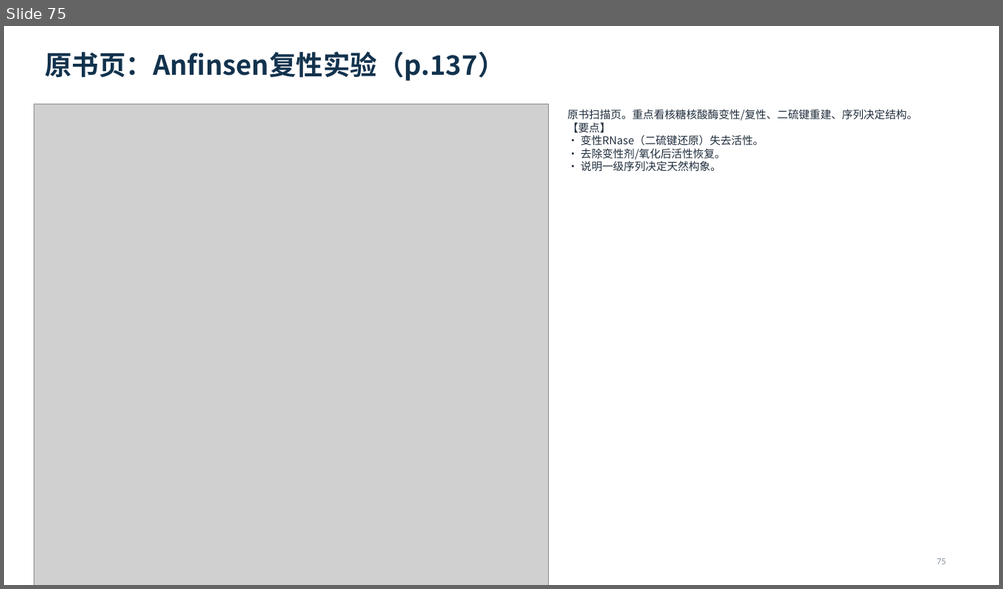
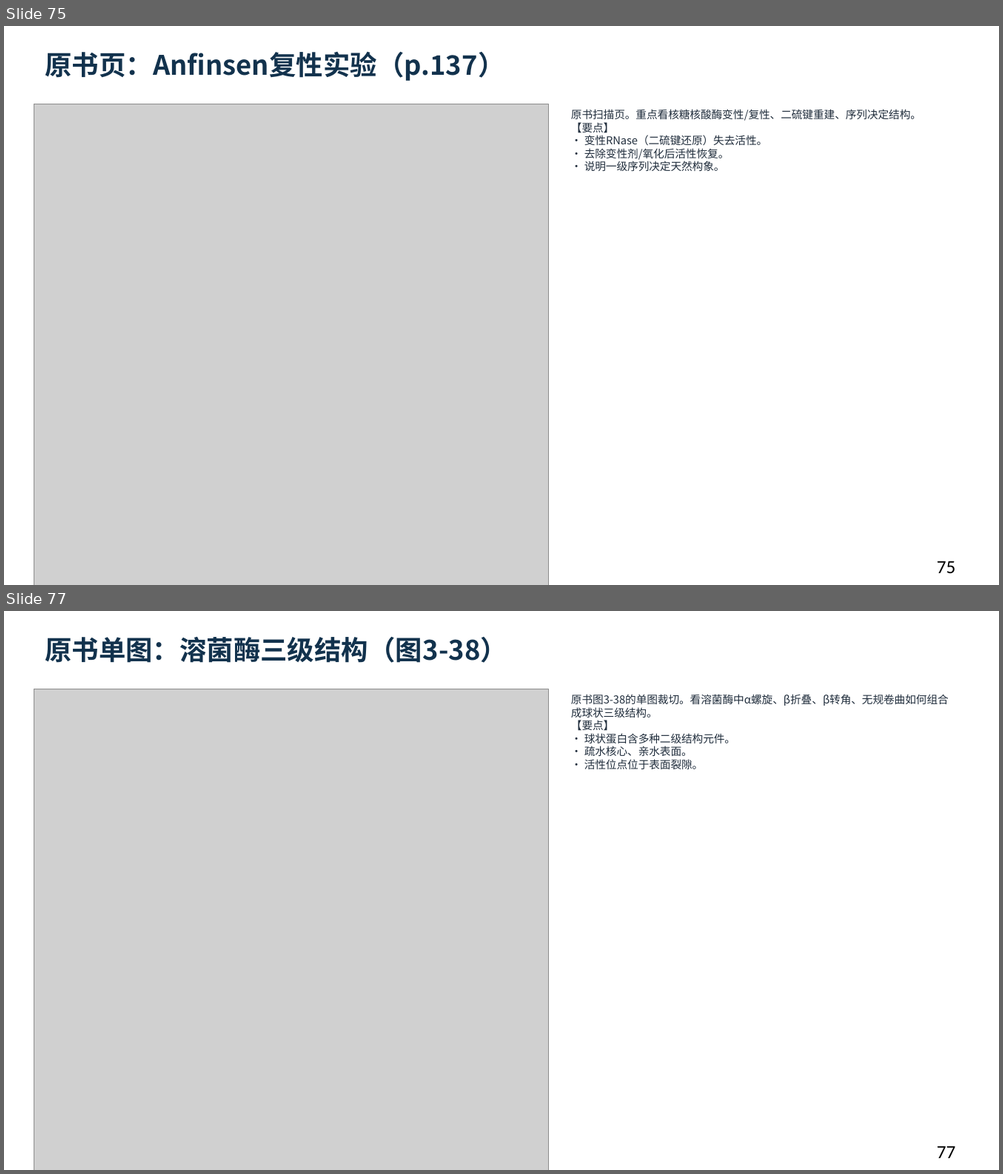
Before and after one commit to newkan-li/Biochemistry, a slide deck: downloads/bc03-ai-style.pptx. Shown one above the other, each under a label of ours: slide 75 before the commit, slides 75 and 77 after it; the slides between them are not shown. The pictures are 1003x589 and 1003x1174 pixels, drawn with LibreOffice and Linux fonts; fonts in the diff are those of the drawing; grey boxes stand for pictures. Boxes give left, top, right and bottom in pixels: in the first picture for what was removed or moved away, otherwise in the second. Text is boxed around its words. In the diff, an @@ line names an element or a change of style, - is before the commit and + after.

Commit message:
bc03补原书单图卡片5页并重生成81页下载版;更新下载版本;版本20261111y

```diff
--- a/downloads/bc03-ai-style.pptx
+++ b/downloads/bc03-ai-style.pptx
@@ slide 77 added at box(4, 611, 999, 1170), background #FFFFFF @@
@@ text added at box(45, 637, 507, 663), 26 pt, text #12324D, bold @@
+原书单图：溶菌酶三级结构（图3-38）
@@ picture added at box(34, 689, 549, 1170) @@
@@ text added at box(571, 694, 948, 769), 10.5 pt, text #202D3C @@
+原书图3-38的单图裁切。看溶菌酶中α螺旋、β折叠、β转角、无规卷曲如何组合成球状三级结构。
+【要点】
+• 球状蛋白含多种二级结构元件。
+• 疏水核心、亲水表面。
+• 活性位点位于表面裂隙。
@@ text added at box(936, 1146, 956, 1159), 18 pt, text #000000 @@
+77
@@ slide 75 changed as well @@
@@ text "原书扫描页。重点看核糖核酸酶变性/复性、二硫键重建、序列决定结构。 【要点】 • 变性RNase（二硫键还原）失去活性。 ...": place and size @@
-text "原书扫描页。重点看核糖核酸酶变性/复性、二硫键重建、序列决定结构。 【要点】 • 变性RNase（二硫键还原）失去活性。 ..." at box(567, 109, 917, 171)
+text "原书扫描页。重点看核糖核酸酶变性/复性、二硫键重建、序列决定结构。 【要点】 • 变性RNase（二硫键还原）失去活性。 ..." at box(571, 109, 921, 171)
@@ text "75" at box(936, 561, 956, 574): size 9 to 18 pt, text colour #8C96A0 to #000000 @@
```
Also in this commit, not shown: 75 other slides changed, 4 other slides added, 10 other files.
